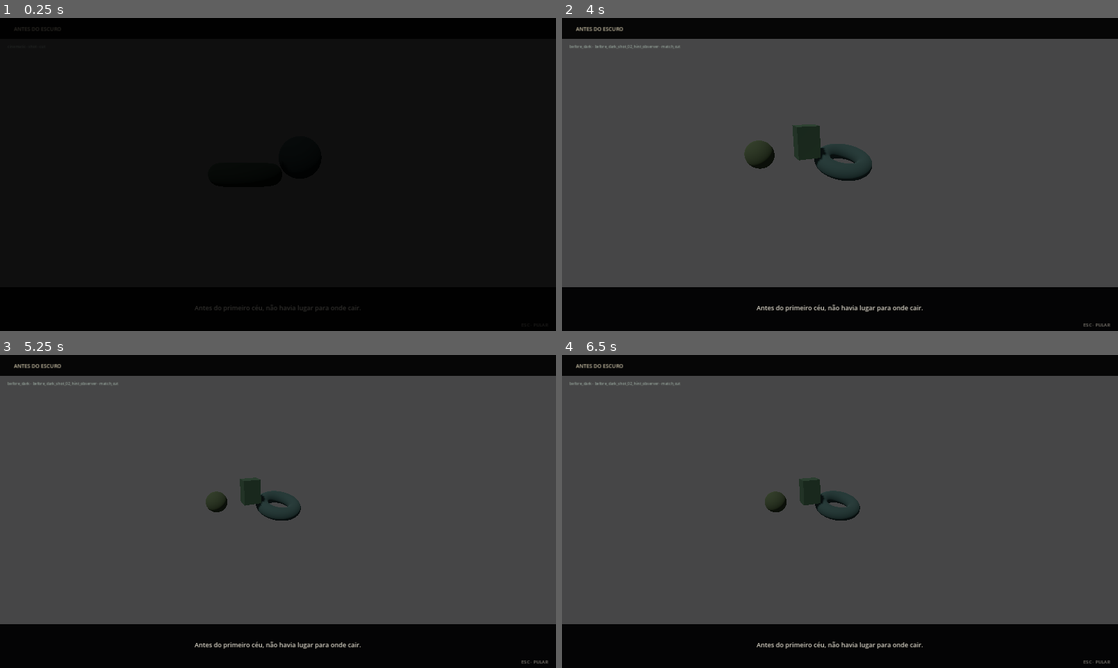
Above: before the commit, frames 1-4 (two rows, left to right).
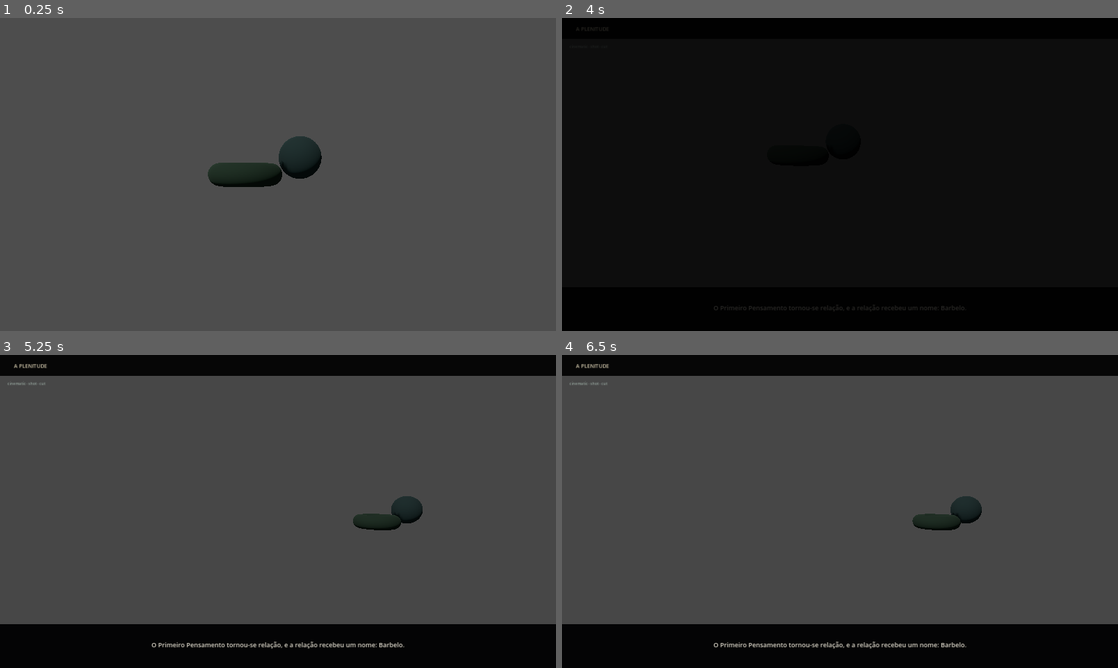
Above: after the commit, the same moments.

Repository: neuralSynapse/societaselectorum
Game: Godot game, scene res://scenes/boot/Main.tscn
Two runs of this game, one before a commit and one after it. Both use one fixed random seed, a clock stepped at 60 frames per second and the inputs below.
Inputs (mouse positions are in pixels of both pictures, inside the frame that each line leads up to):
- Up to frame 1 (0.25 s): no input
- Up to frame 2 (4 s): tap Enter (ui_accept) at 0.5, 2 s; move the mouse to (962, 158) at 0.52 s; hold D (move_right) 0.53-1.28 s; hold V (camera_toggle) 0.53-1.28 s; tap Space (jump) at 0.77, 1.52, 3.02, 3.77 s; move the mouse to (728, 190) at 1.27 s; hold S (move_back) 1.28-2.03 s; tap C (consume) at 1.35 s; move the mouse to (895, 105) at 2.02 s; hold D (move_right) 2.03-2.78 s; hold R (instrument) 2.03-2.78 s; move the mouse to (812, 237) at 2.77 s; hold W (move_forward) 2.78-3.53 s; tap E (interact) at 2.85 s; move the mouse to (1006, 221) at 3.52 s; hold A (move_left) from 3.53 s (still down); hold 1 (kinesis_1) from 3.53 s (still down)
- Up to frame 3 (5.25 s): move the mouse to (111, 464) at 4.27 s; release 1 (kinesis_1) at 4.28 s; tap 2 (kinesis_2) at 4.35 s; tap Space (jump) at 4.52 s; move the mouse to (305, 511) at 5.02 s; release A (move_left) at 5.03 s; hold S (move_back) from 5.03 s (still down); hold 3 (kinesis_3) from 5.03 s (still down)
- Up to frame 4 (6.5 s): move the mouse to (756, 433) at 5.77 s; release S (move_back) at 5.78 s; release 3 (kinesis_3) at 5.78 s; hold D (move_right) from 5.78 s (still down); right-click (756, 433) at 5.85 s; tap Space (jump) at 6.02 s

The runs differ from the first frame. In frame 1, 99% of the frame differs, in the area x 0-100%, y 0-100%; in frame 2, 79%; in frame 3, 2.5%; in frame 4, 2.5%.
Error before the commit: Invalid access to property or key 'choice_requested' on a base object of type 'Nil'. (res://scripts/narrative/NarrativePresentationController.gd:75)

Commit message:
fix: defer narrative presentation bridge binding

Diff:
--- a/game/chronica-harun/scripts/narrative/NarrativePresentationController.gd
+++ b/game/chronica-harun/scripts/narrative/NarrativePresentationController.gd
@@ -42,8 +42,11 @@
     reveal_label.visible = false
     fragment_status.visible = false
     evidence_label.visible = false
+    call_deferred("_bind_parent_bridge")
+
+func _bind_parent_bridge() -> void:
     var parent_bridge := get_parent() as NarrativeRuntimeBridge
-    if parent_bridge:
+    if parent_bridge != null:
         bind_bridge(parent_bridge)
 
 func bind_bridge(next_bridge: NarrativeRuntimeBridge) -> void:
